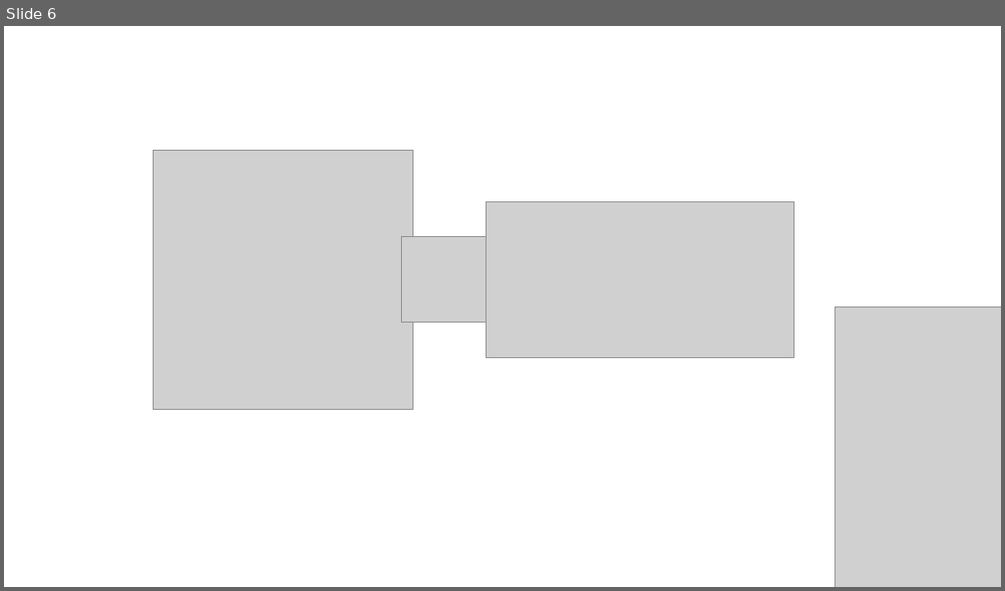
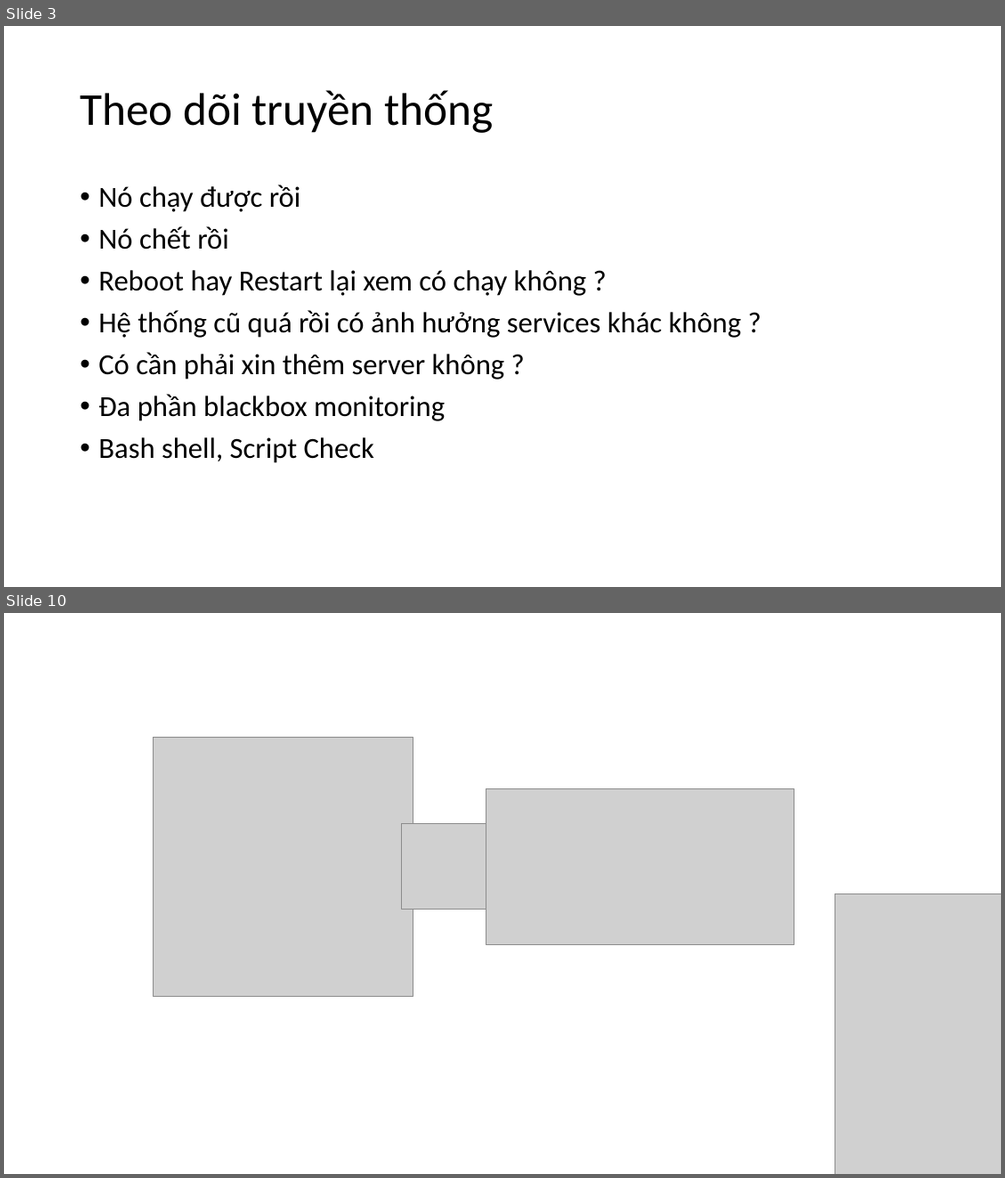
Before and after one commit to vietdien2005/workshop-prometheus, a slide deck: workshop.pptx. Shown one above the other, each under a label of ours: slide 6 before the commit, slides 3 and 10 after it; the slides between them are not shown. The pictures are 1005x591 and 1005x1178 pixels, drawn with LibreOffice and Linux fonts; fonts in the diff are those of the drawing; grey boxes stand for pictures. Boxes give left, top, right and bottom in pixels: in the first picture for what was removed or moved away, otherwise in the second. Text is boxed around its words. In the diff, an @@ line names an element or a change of style, - is before the commit and + after.

```diff
--- a/workshop.pptx
+++ b/workshop.pptx
@@ slide 3 added at (4,26,1001,587), background #FFFFFF @@
@@ title added at (80,90,493,133), 44 pt, text #000000 @@
+Theo dõi truyền thống
@@ text added at (98,184,742,463), 28 pt, text #000000 @@
+• Nó chạy được rồi
+• Nó chết rồi
+• Reboot hay Restart lại xem có chạy không ?
+• Hệ thống cũ quá rồi có ảnh hưởng services khác không ?
+• Có cần phải xin thêm server không ?
+• Đa phần blackbox monitoring
+• Bash shell, Script Check
@@ what was slide 6 is now slide 10 @@
```
Also in this commit, not shown: 4 slides changed, 7 other slides added, 1 slide removed.
